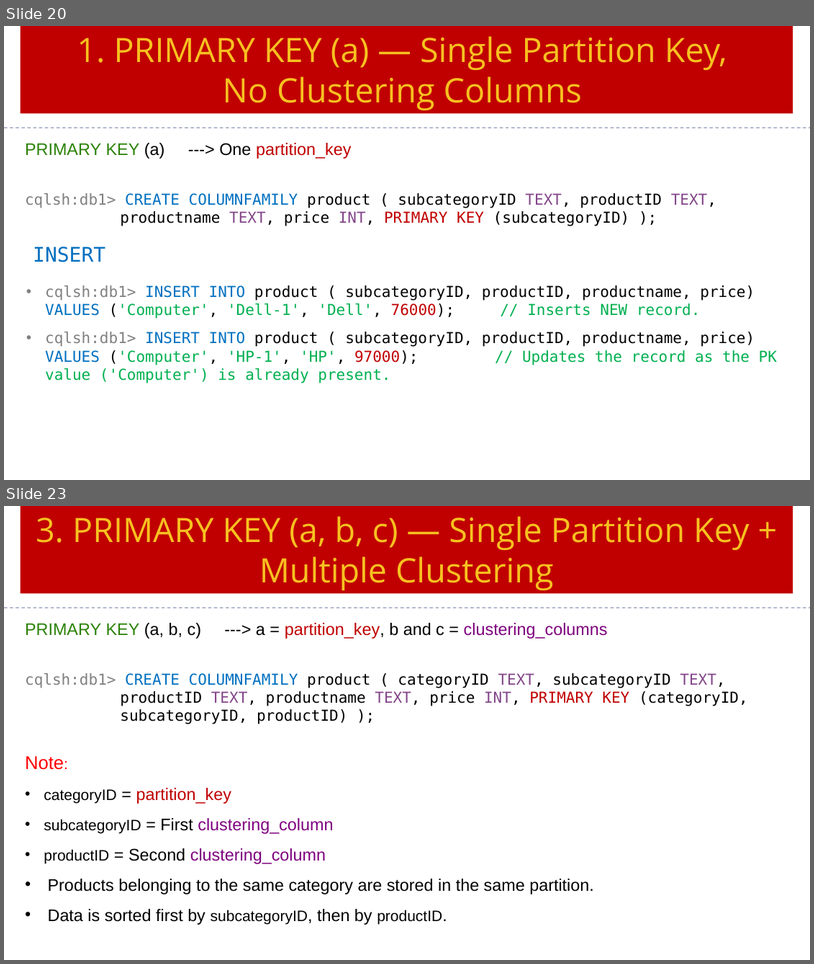
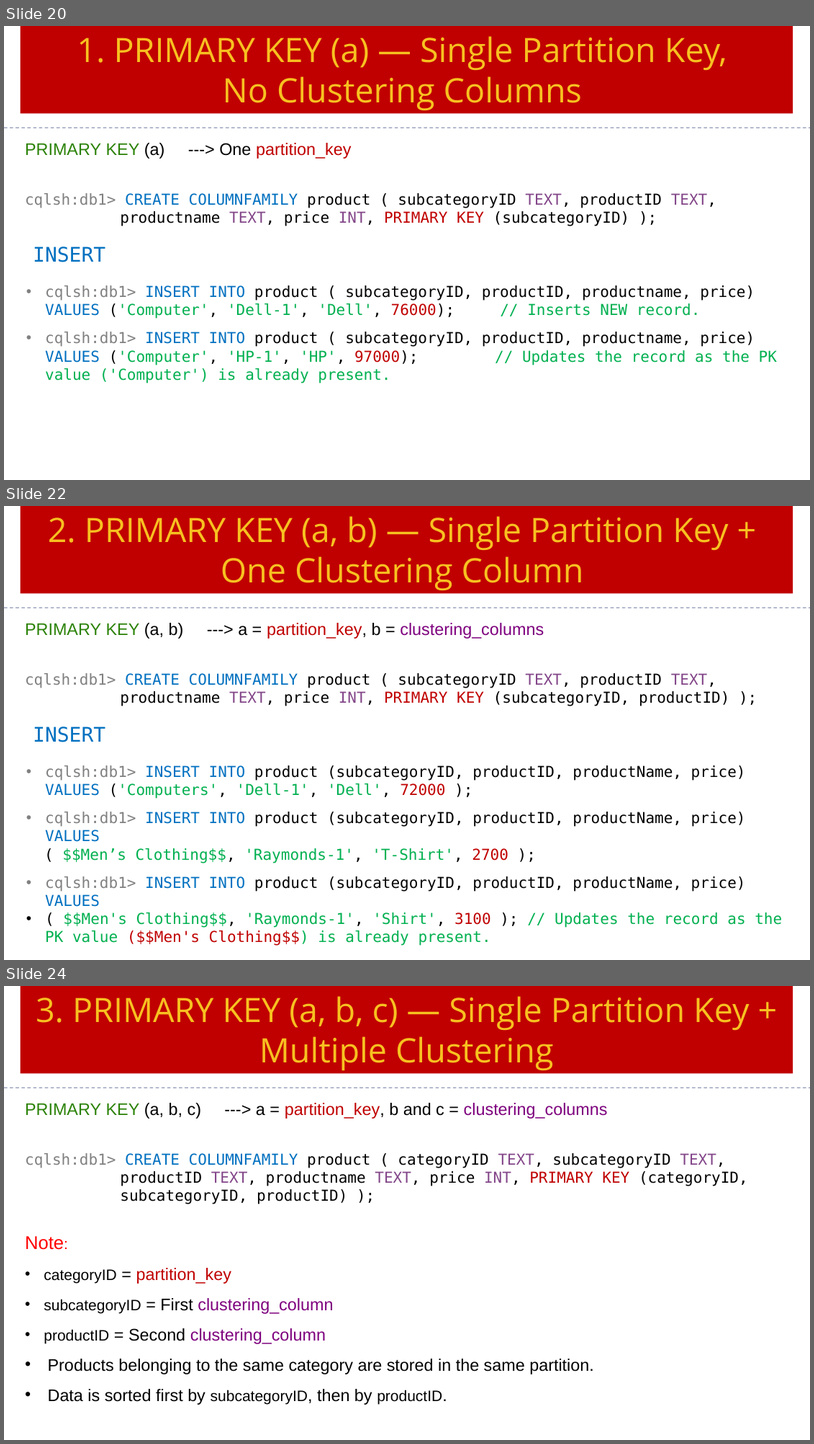
Before and after one commit to Saleel-Bagde/PPT-s, a slide deck: Cassandra Ver3.pptx. Shown one above the other, each under a label of ours: slides 20 and 23 before the commit, slides 20, 22 and 24 after it; the slides between them are not shown. The pictures are 814x964 and 814x1444 pixels, drawn with LibreOffice and Linux fonts; fonts in the diff are those of the drawing. Boxes give left, top, right and bottom in pixels: in the first picture for what was removed or moved away, otherwise in the second. Text is boxed around its words. In the diff, an @@ line names an element or a change of style, - is before the commit and + after.

```diff
--- a/Cassandra Ver3.pptx
+++ b/Cassandra Ver3.pptx
@@ slide 22 added at <box>4,506,810,960</box>, background #FFFFFF @@
@@ rectangle added at <box>21,506,793,594</box>, fill #C00000, 40 pt, text #F7C120 @@
+2. PRIMARY KEY (a, b) — Single Partition Key +
+One Clustering Column
@@ line added from (4, 608) to (810, 608), #6E78A0 0.99 pt dashed @@
@@ text added at <box>25,623,544,638</box>, 20 pt, text #7E007E @@
+PRIMARY KEY (a, b) ---> a = partition_key, b = clustering_columns
@@ text added at <box>25,673,730,706</box>, 18 pt, text #000000 @@
+cqlsh:db1> CREATE COLUMNFAMILY product ( subcategoryID TEXT, productID TEXT, productname TEXT, price INT, PRIMARY KEY (subcategoryID, productID) );
@@ text added at <box>33,726,106,742</box>, 24 pt, text #0070C0 @@
+INSERT
@@ text added at <box>45,765,782,945</box>, 18 pt, text #000000 @@
+• cqlsh:db1> INSERT INTO product (subcategoryID, productID, productName, price) VALUES ('Computers', 'Dell-1', 'Dell', 72000 );
+• cqlsh:db1> INSERT INTO product (subcategoryID, productID, productName, price) VALUES
+( $$Men’s Clothing$$, 'Raymonds-1', 'T-Shirt', 2700 );
+• cqlsh:db1> INSERT INTO product (subcategoryID, productID, productName, price) VALUES
+• ( $$Men's Clothing$$, 'Raymonds-1', 'Shirt', 3100 ); // Updates the record as the PK value ($$Men's Clothing$$) is already present.
@@ what was slide 23 is now slide 24 @@
```
Also in this commit, not shown: 2 slides changed.
